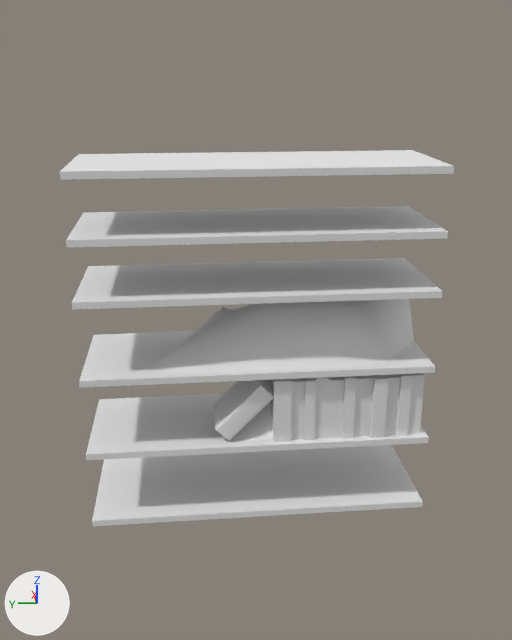
The Blender file Assets/models/house/floor02/secret_room_sw/secret_room_sw_furniture.blend: old version first, new version second.
Rendered twice from a camera (50 mm lens) standing at (-3.72, 1.35, 3.84) and looking at (1.08, 0.87, 2.08). The axes (+X, +Y, +Z) are drawn at lower left. The lights are the same throughout.

The scene before the commit, as lines of its bpy script (objects in view):
```python
ob_book_001 = bpy.data.objects.new('book.001', me_cube_004)
ob_book_001.parent = ob_secret_room_sw_furniture
ob_book_001.location = (-1.871, -0.107, 1.555)
ob_book_001.rotation_euler = (-0.773, 0.0, 0.0)  # degrees (-44, 0, 0)
ob_book_row_001 = bpy.data.objects.new('book_row.001', me_cube_002)
ob_book_row_001.parent = ob_secret_room_sw_furniture
ob_book_row_001.location = (-1.871, 0.62, 1.555)
ob_book_shelf = bpy.data.objects.new('book_shelf', me_cube)
ob_book_shelf.parent = ob_secret_room_sw_furniture
ob_book_shelf.location = (-2.105, 0.0, 2.014)
ob_book_shelf_001 = bpy.data.objects.new('book_shelf.001', me_cube_011)
ob_book_shelf_001.parent = ob_book_shelf
ob_book_shelf_001.location = (-2.041, 0.0, 0.777)
ob_book_shelf_002 = bpy.data.objects.new('book_shelf.002', me_cube_007)
ob_book_shelf_002.parent = ob_book_shelf
ob_book_shelf_002.location = (-2.041, 0.0, 2.796)
ob_book_shelf_003 = bpy.data.objects.new('book_shelf.003', me_cube_008)
ob_book_shelf_003.parent = ob_book_shelf
ob_book_shelf_003.location = (-2.041, 0.0, 2.396)
ob_book_shelf_004 = bpy.data.objects.new('book_shelf.004', me_cube_009)
ob_book_shelf_004.parent = ob_book_shelf
ob_book_shelf_004.location = (-2.041, 0.0, 1.857)
ob_book_shelf_005 = bpy.data.objects.new('book_shelf.005', me_cube_010)
ob_book_shelf_005.parent = ob_book_shelf
ob_book_shelf_005.location = (-2.041, 0.0, 1.311)
ob_webs03_001 = bpy.data.objects.new('webs03.001', me_plane_000)
ob_webs03_001.location = (1.071, 0.492, 1.333)
ob_webs03_001.rotation_euler = (0.0, 0.0, 3.142)  # degrees (0, 0, 180)
ob_webs03_001.scale = (-0.271, 0.374, 0.5)
# also in view: 'book_shelf.000' at (1.01, 0.89, 3.21); 'webs03' at (1.01, 0.69, 2.06)
```
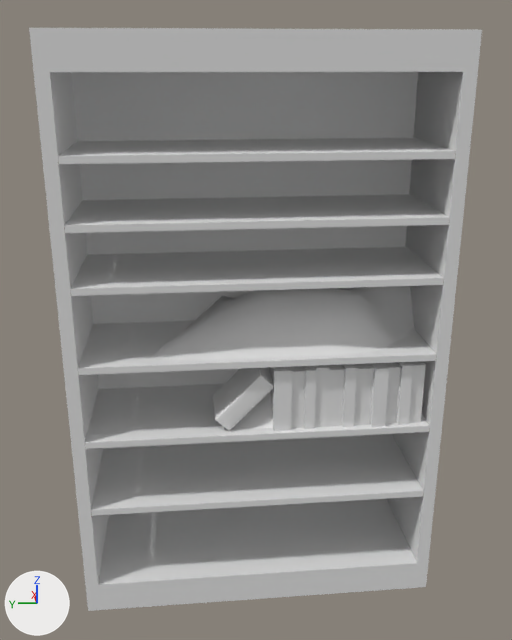
Commit message: secret_room_sw shelves height tweaked

The edits, one by one:
Object 'book_row.001' (ob_book_row_001) moves from (-1.871, 0.62, 1.555) to (-1.871, 0.62, 1.632).
Object 'book_shelf' (ob_book_shelf) is now shown.
Object 'book.001' (ob_book_001) moves from (-1.871, -0.107, 1.555) to (-1.871, -0.107, 1.632).
Object 'book_shelf.001' (ob_book_shelf_001) moves from (-2.041, 0.0, 0.777) to (-2.041, 0.0, 0.867).
Object 'book_shelf.005' (ob_book_shelf_005) moves from (-2.041, 0.0, 1.311) to (-2.041, 0.0, 1.401).
Object 'book_shelf.004' (ob_book_shelf_004) moves from (-2.041, 0.0, 1.857) to (-2.041, 0.0, 1.946).
Object 'book_shelf.003' (ob_book_shelf_003) moves from (-2.041, 0.0, 2.396) to (-2.041, 0.0, 2.486).
Object 'book_shelf.002' (ob_book_shelf_002) moves from (-2.041, 0.0, 2.796) to (-2.041, 0.0, 2.885).
Object 'book_shelf.000' (ob_book_shelf_000) moves from (-2.041, 0.0, 3.206) to (-2.041, 0.0, 3.296).
Object 'webs03.001' (ob_webs03_001) moves from (1.071, 0.492, 1.333) to (1.071, 0.492, 1.41).
Object 'webs03' (ob_webs03) moves from (1.013, 0.492, 1.87) to (1.013, 0.492, 1.957).

What differs and where, as boxes (x1, y1, x2, y2) in the pictures (512 x 640 px):
'book_shelf', shown: after (29, 28, 482, 611)
'book_shelf.001', moved: before (92, 445, 423, 526); after (91, 434, 424, 516)
'book_shelf.003', moved: before (72, 258, 442, 310); after (70, 247, 444, 296)
'webs03', moved: before (152, 299, 414, 374); after (152, 286, 415, 361)
'book_shelf.002', moved: before (66, 206, 448, 248); after (64, 194, 449, 233)
'book_shelf.000', moved: before (59, 150, 454, 180); after (58, 137, 456, 164)
'book_shelf.005', moved: before (86, 394, 429, 460); after (85, 384, 430, 449)
'book_shelf.004', moved: before (79, 331, 435, 388); after (78, 320, 437, 375)
'book_row.001', moved: before (269, 373, 425, 442); after (268, 361, 426, 431)
'book.001', moved: before (213, 380, 274, 441); after (213, 367, 274, 431)
'webs03.001', moved: before (222, 402, 273, 441); after (238, 392, 273, 428)
